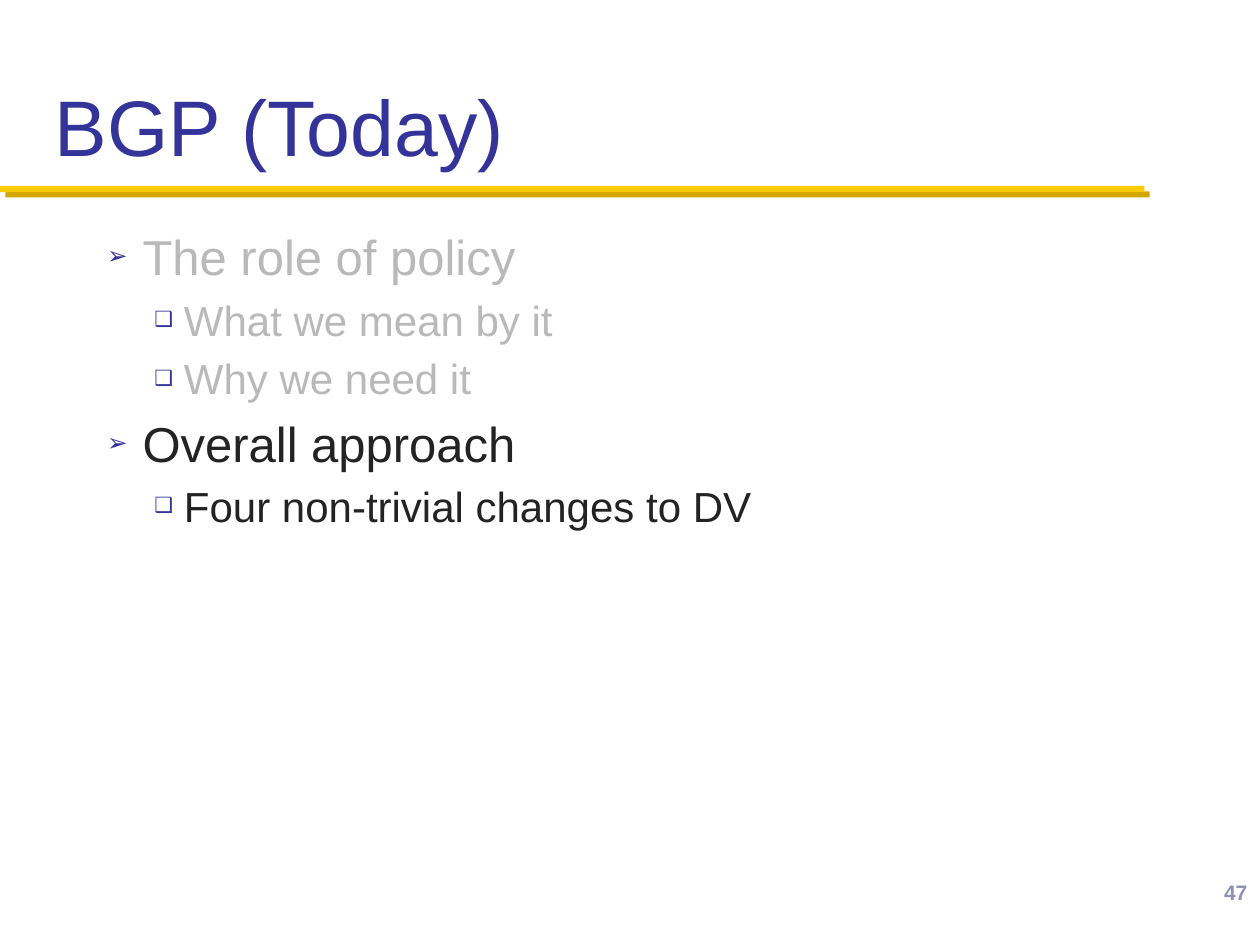
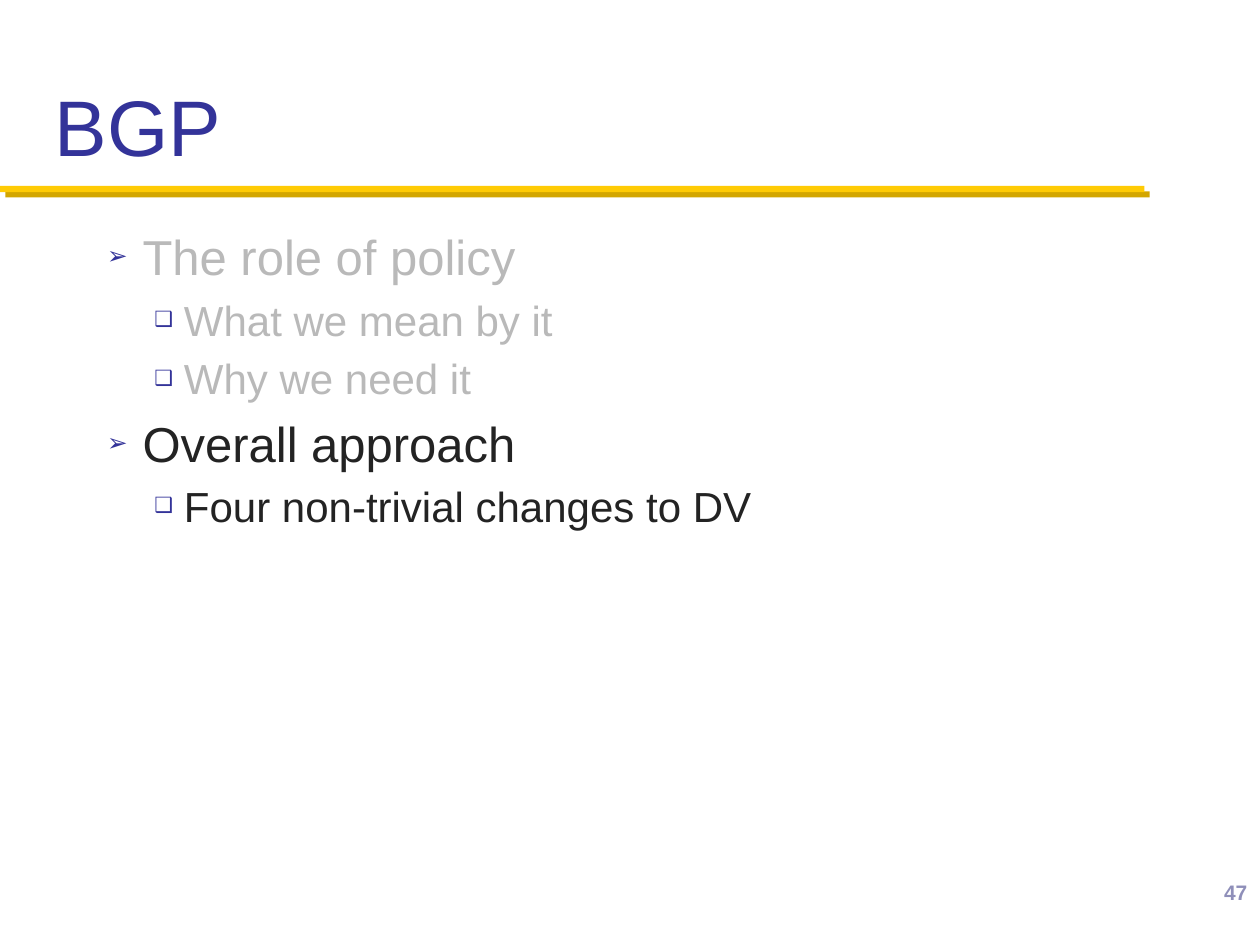
Before and after one commit to henryhxu/CSCI4430-ESTR4120, a slide deck: slide 47 of lec/lec14.pptx. Drawn at 1260x945 pixels with LibreOffice and Linux fonts; fonts in the diff are those of the drawing; background and template pictures are left out. Boxes give left, top, right and bottom in pixels: in the first picture for what was removed or moved away, otherwise in the second. Text is boxed around its words. In the diff, an @@ line names an element or a change of style, - is before the commit and + after.

```diff
--- a/lec/lec14.pptx
+++ b/lec/lec14.pptx
@@ title at (x1=55, y1=101, x2=221, y2=157): text changed @@
-BGP (Today)
+BGP
```
Also in this commit, not shown: 1 other slide changed, 28 slides added.
